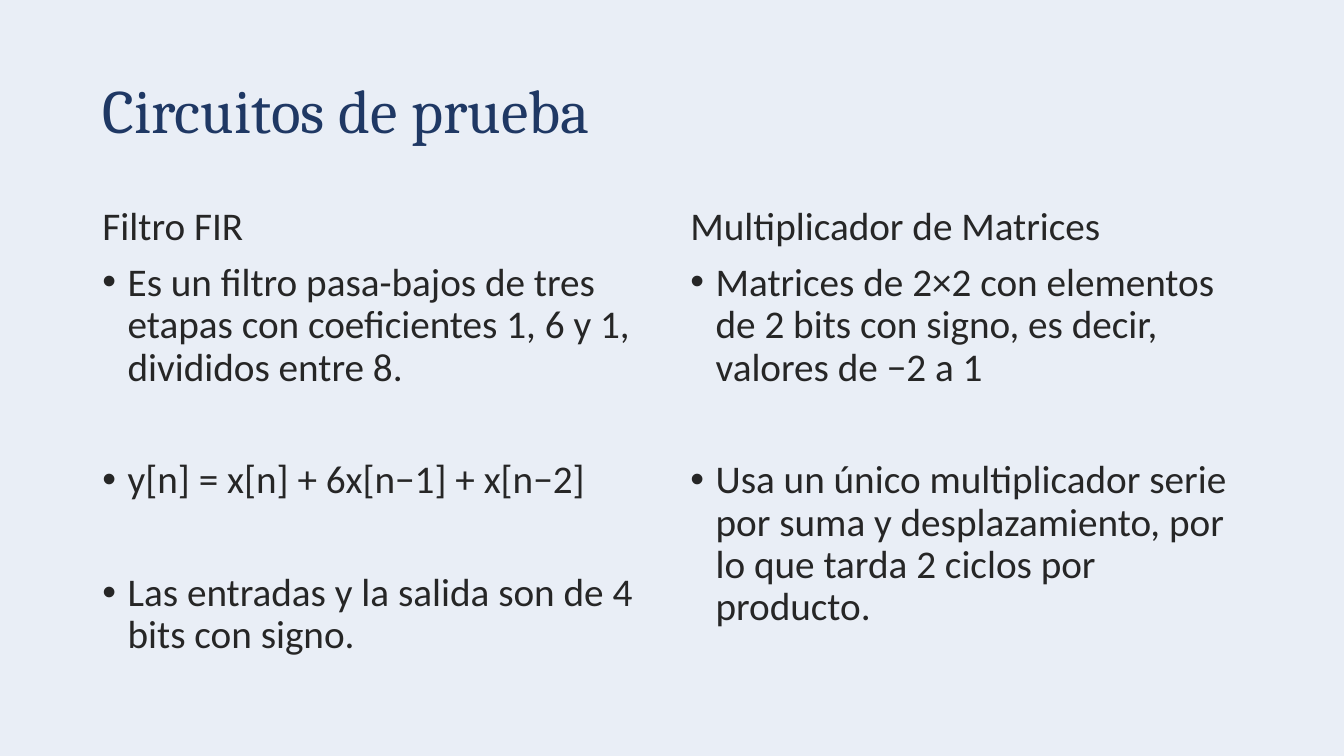
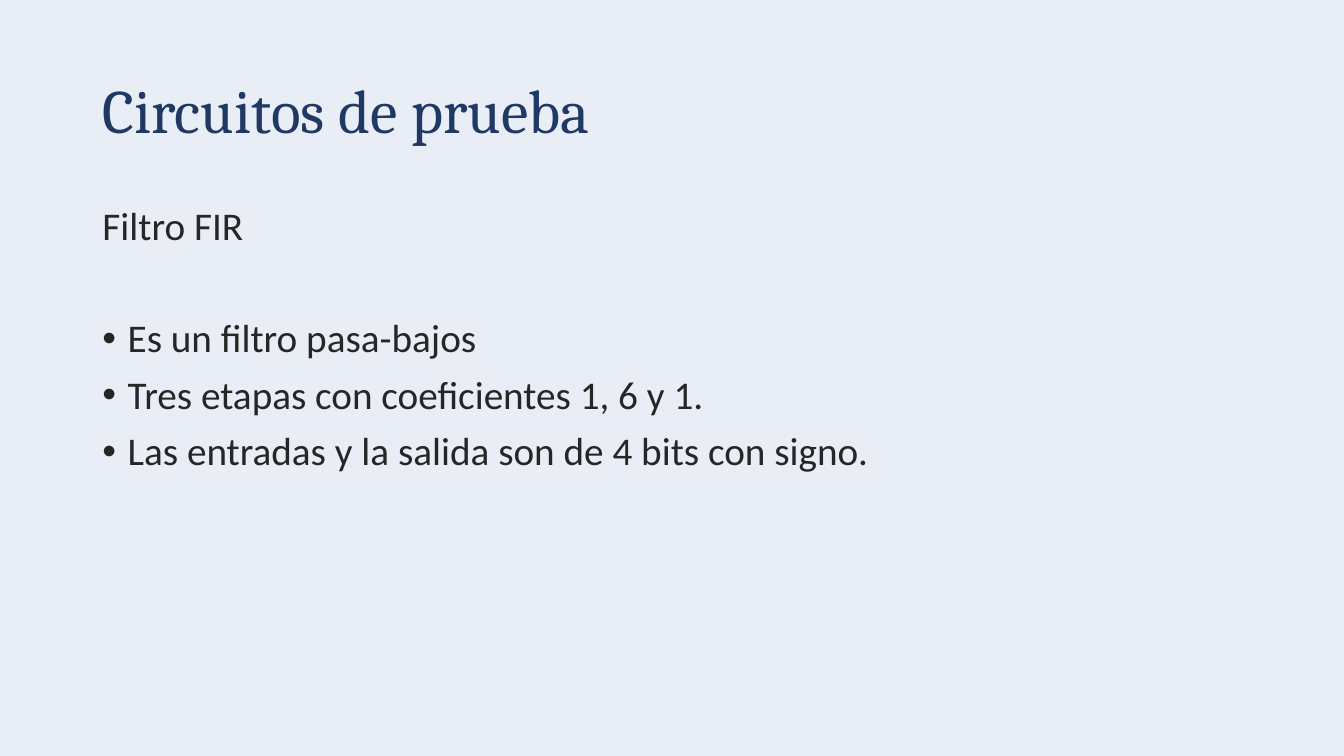
Before and after one commit to Lsandiquesada/TFG_Luis_Diego, a slide deck: slide 9 of Implementacion prueba de concepto FPGA Final.pptx (slide 8 before the commit). Drawn at 1344x756 pixels with LibreOffice and Linux fonts; fonts in the diff are those of the drawing. Boxes give left, top, right and bottom in pixels: in the first picture for what was removed or moved away, otherwise in the second. Text is boxed around its words. In the diff, an @@ line names an element or a change of style, - is before the commit and + after.

```diff
--- a/Implementacion prueba de concepto FPGA Final.pptx
+++ b/Implementacion prueba de concepto FPGA Final.pptx
@@ text removed at [690, 212, 1226, 627] @@
-Multiplicador de Matrices
-• Matrices de 2×2 con elementos de 2 bits con signo, es decir, valores de −2 a 1
-• Usa un único multiplicador serie por suma y desplazamiento, por lo que tarda 2 ciclos por producto.
@@ text at [128, 324, 704, 416]: text changed @@
-• Es un filtro pasa-bajos de tres etapas con coeficientes 1, 6 y 1, divididos entre 8.
-• y[n] = x[n] + 6x[n−1] + x[n−2]
+• Es un filtro pasa-bajos
+• Tres etapas con coeficientes 1, 6 y 1.
```
Also in this commit, not shown: 4 other slides changed, 7 slides added, 3 slides removed.
